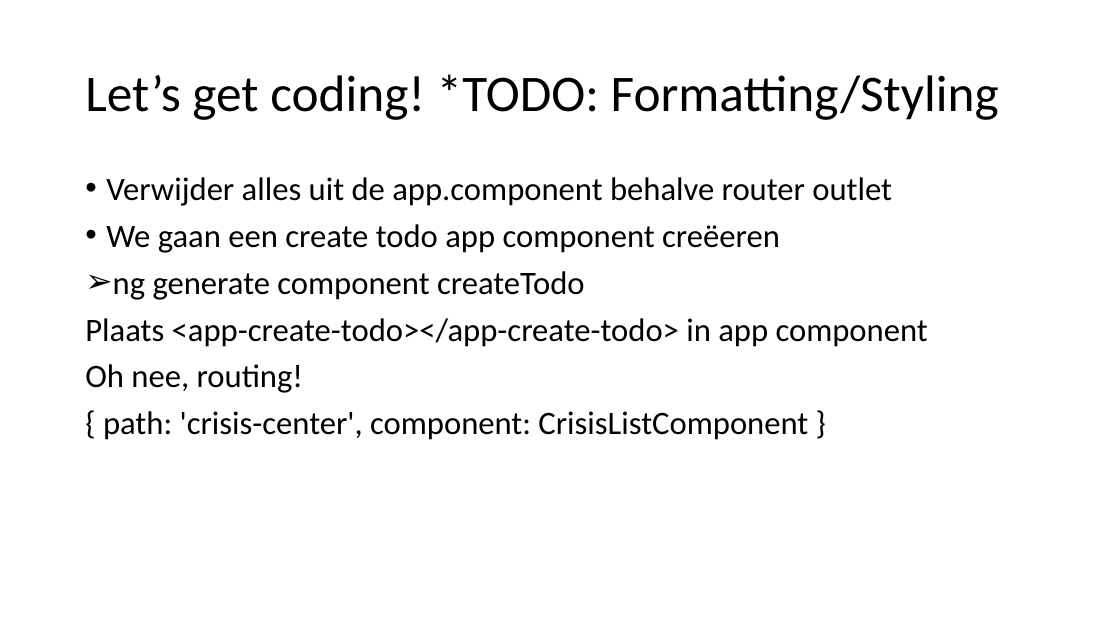
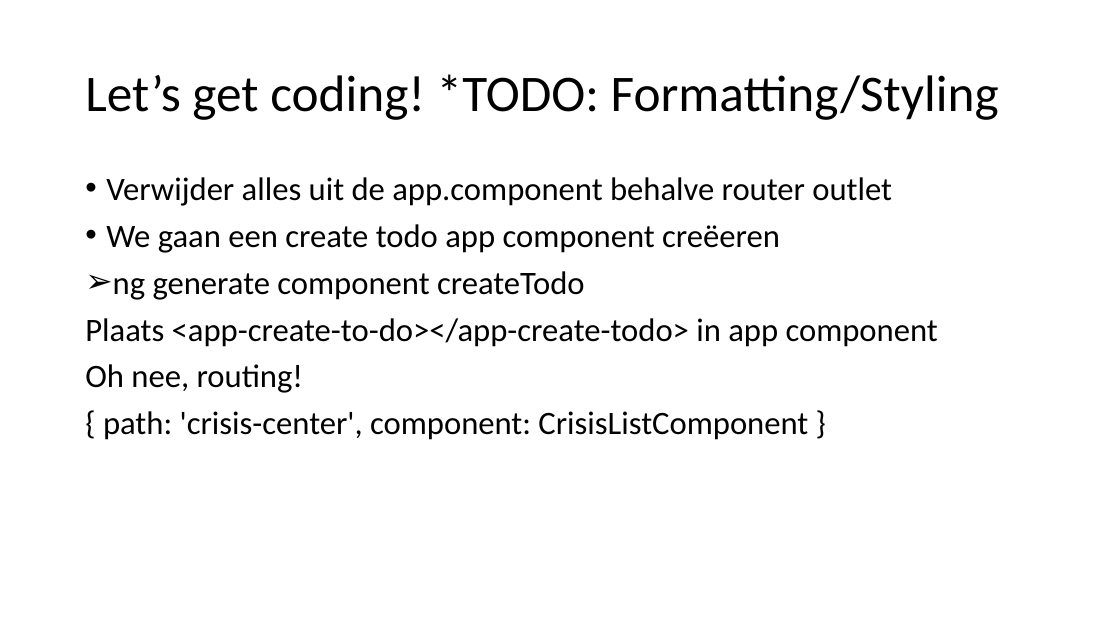
Before and after one commit to spirit-coding/todo-app-aj33349, a slide deck: slide 9 of Angular2.pptx. Drawn at 1120x630 pixels with LibreOffice and Linux fonts; fonts in the diff are those of the drawing. Boxes give left, top, right and bottom in pixels: in the first picture for what was removed or moved away, otherwise in the second. Text is boxed around its words. In the diff, an @@ line names an element or a change of style, - is before the commit and + after.

```diff
--- a/Angular2.pptx
+++ b/Angular2.pptx
@@ text at bbox=[85, 318, 938, 347]: text changed @@
-Plaats <app-create-todo></app-create-todo> in app component
+Plaats <app-create-to-do></app-create-todo> in app component
```
Also in this commit, not shown: 8 other slides changed, 5 slides added, 3 other files.
